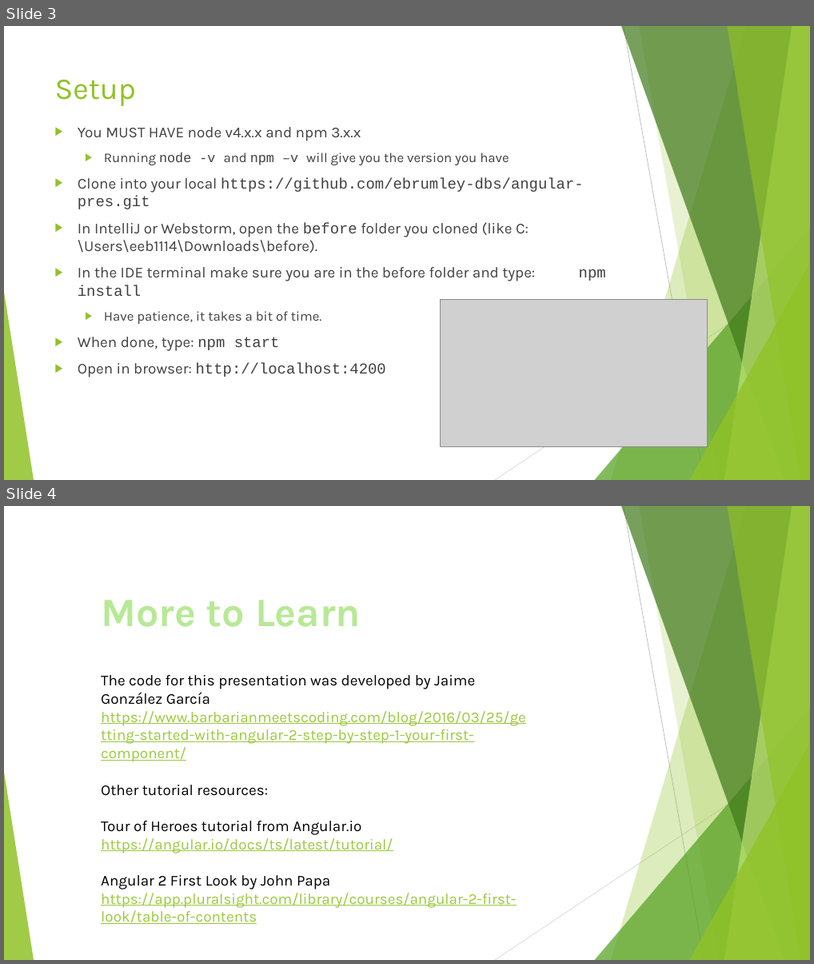
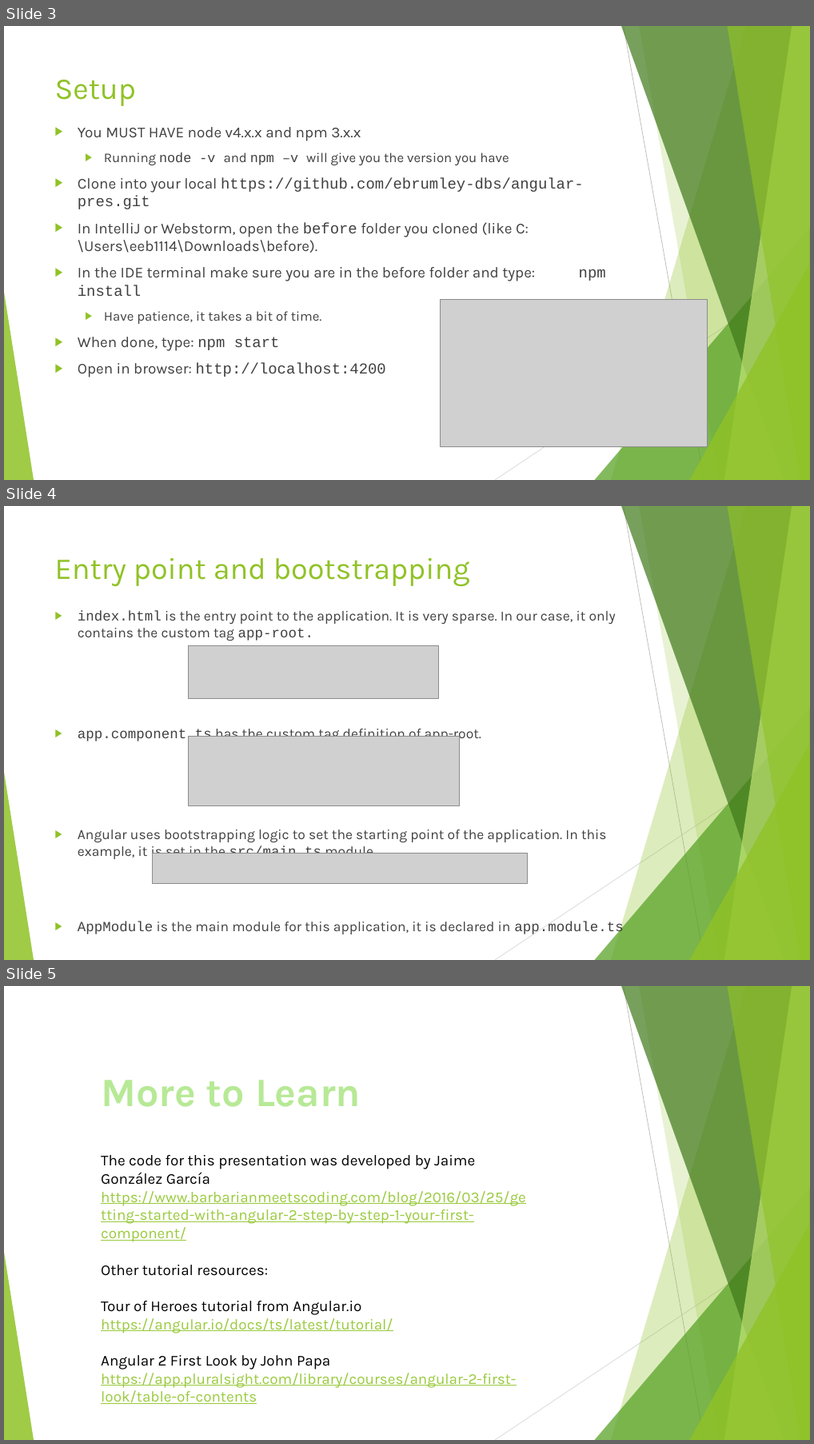
Before and after one commit to ebrumley-dbs/angular-pres, a slide deck: IntroAngular.pptx. Shown one above the other, each under a label of ours: slides 3 and 4 before the commit, slides 3, 4 and 5 after it. The pictures are 814x964 and 814x1444 pixels, drawn with LibreOffice and Linux fonts; fonts in the diff are those of the drawing; grey boxes stand for pictures. Boxes give left, top, right and bottom in pixels: in the first picture for what was removed or moved away, otherwise in the second. Text is boxed around its words. In the diff, an @@ line names an element or a change of style, - is before the commit and + after.

```diff
--- a/IntroAngular.pptx
+++ b/IntroAngular.pptx
@@ slide 4 added at (x1=4, y1=506, x2=810, y2=960), background #FFFFFF; not listed: 10 template elements that a slide beside it also shows @@
@@ title added at (x1=55, y1=558, x2=470, y2=587), 36 pt, text #90C226 @@
+Entry point and bootstrapping
@@ text added at (x1=78, y1=611, x2=616, y2=931), 16.6 pt, text #404040 @@
+▶ index.html is the entry point to the application. It is very sparse. In our case, it only contains the custom tag app-root.
+▶ app.component.ts has the custom tag definition of app-root.
+▶ Angular uses bootstrapping logic to set the starting point of the application. In this example, it is set in the src/main.ts module
+▶ AppModule is the main module for this application, it is declared in app.module.ts
@@ picture added at (x1=189, y1=646, x2=439, y2=699) @@
@@ picture added at (x1=189, y1=736, x2=459, y2=806) @@
@@ picture added at (x1=152, y1=852, x2=528, y2=883) @@
@@ what was slide 4 is now slide 5 @@
```
Also in this commit, not shown: 33 other files.
